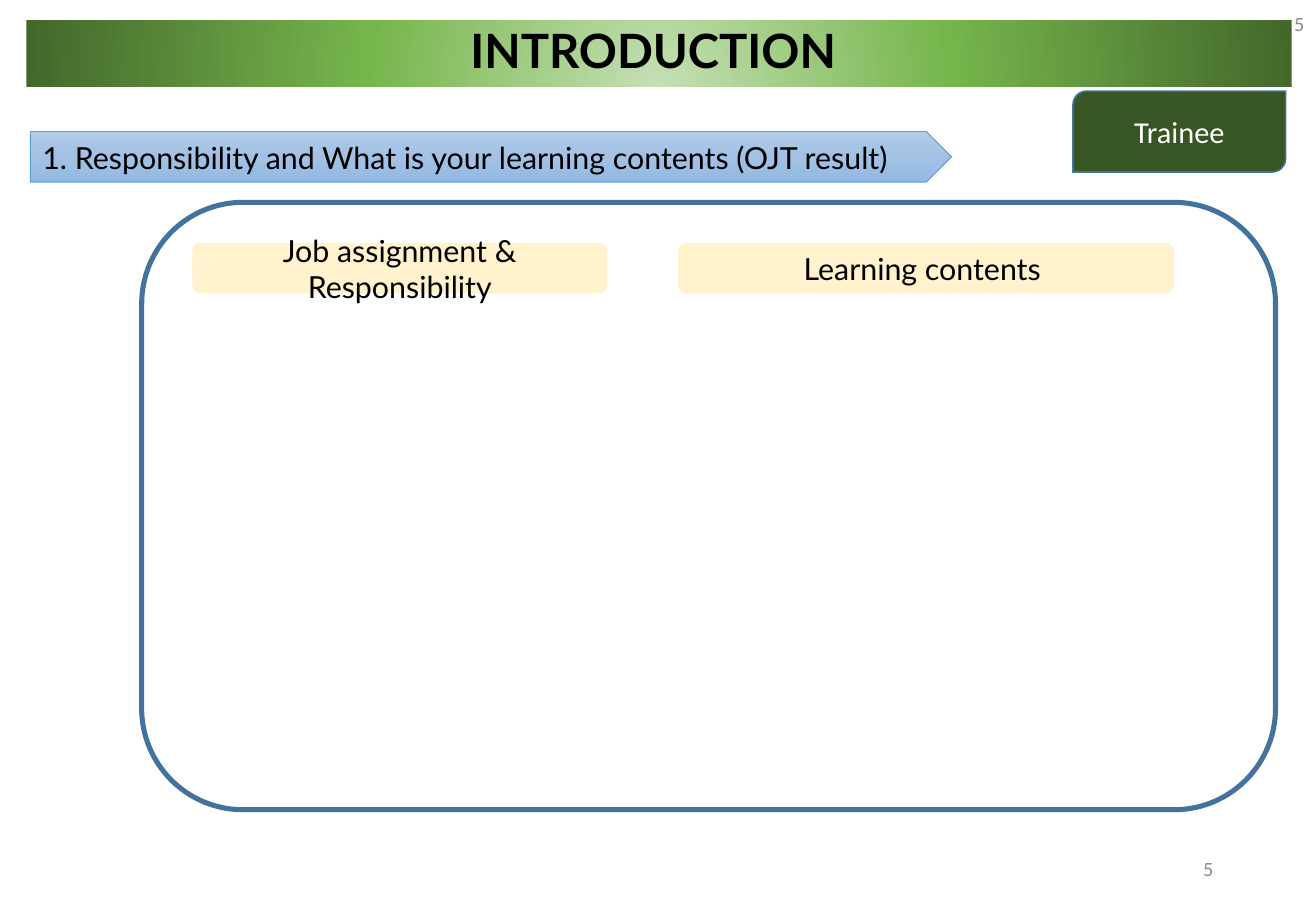
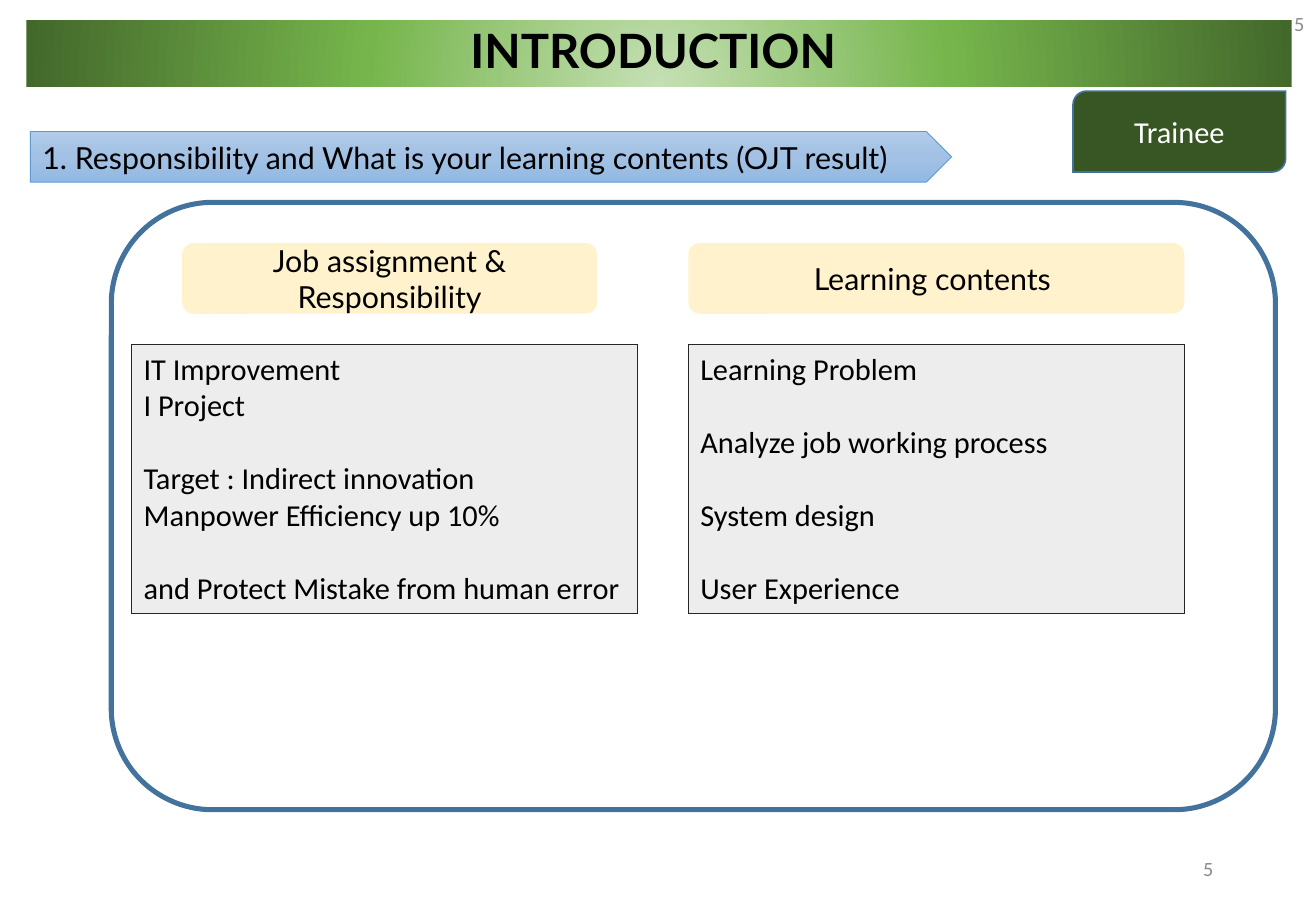
Before and after one commit to ReadingT/TestDev_GitHub, a slide deck: slide 5 of Guideline_for_Presentation.pptx. Drawn at 1316x911 pixels with LibreOffice and Linux fonts; fonts in the diff are those of the drawing. Boxes give left, top, right and bottom in pixels: in the first picture for what was removed or moved away, otherwise in the second. Text is boxed around its words. In the diff, an @@ line names an element or a change of style, - is before the commit and + after.

```diff
--- a/Guideline_for_Presentation.pptx
+++ b/Guideline_for_Presentation.pptx
@@ rounded rectangle: place and size @@
-rounded rectangle at [142,203,1276,811]
+rounded rectangle at [112,203,1276,811]
@@ rounded rectangle "Job assignment & Responsibility": place and size @@
-rounded rectangle "Job assignment & Responsibility" at [192,243,608,294]
+rounded rectangle "Job assignment & Responsibility" at [182,243,598,314]
@@ rounded rectangle "Learning contents": place and size @@
-rounded rectangle "Learning contents" at [678,243,1174,294]
+rounded rectangle "Learning contents" at [689,243,1185,314]
@@ rectangle added at [131,344,638,614], fill #EDEDED, outline #262626 0.75 pt, 18 pt, text #000000 @@
+IT Improvement
+I Project
+Target : Indirect innovation
+Manpower Efficiency up 10%
+and Protect Mistake from human error
@@ rectangle added at [689,344,1185,614], fill #EDEDED, outline #262626 0.75 pt, 18 pt, text #000000 @@
+Learning Problem
+Analyze job working process
+System design
+User Experience
```
Also in this commit, not shown: 3 other slides changed.
